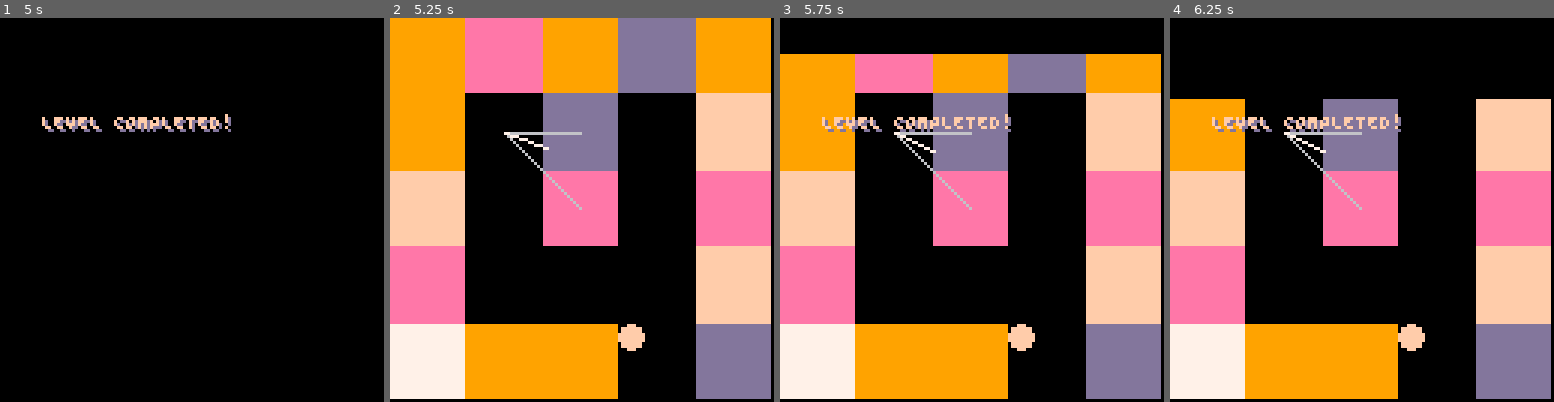
Above: before the commit, frames 1-4 (left to right).
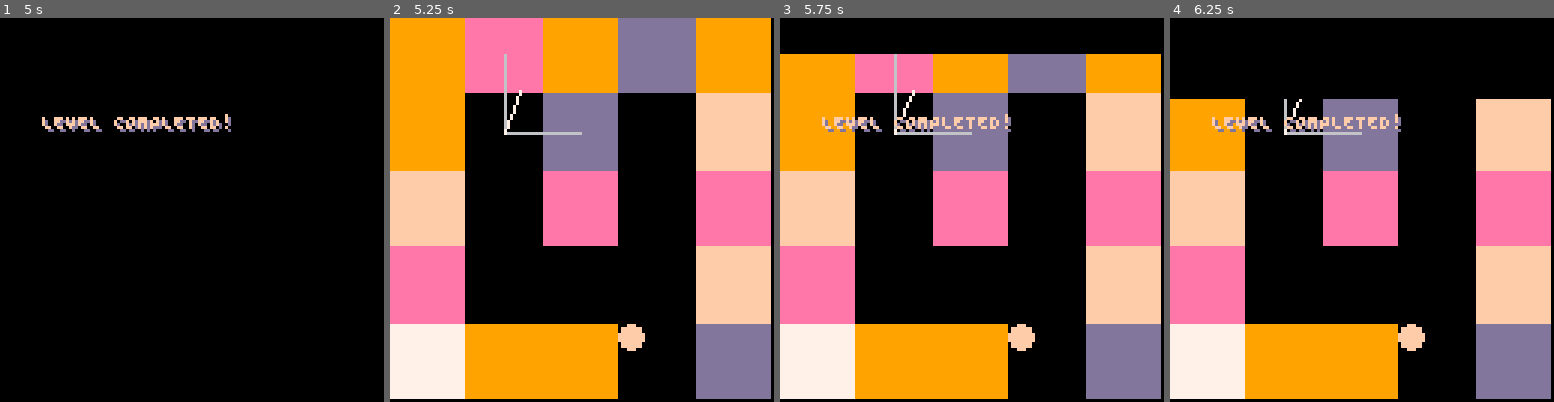
Above: after the commit, the same moments.

Repository: hypp/ld48
Game: PICO-8 cartridge carts/ld48.p8
Two runs of this game, one before a commit and one after it. Both use one fixed random seed, a clock stepped at 60 frames per second and the inputs below.
Inputs:
- Up to frame 1 (5 s): tap X (X key) at 0.33, 1.07, 1.85, 2.97, 4.08 s; tap O (Z key) at 0.7, 1.7, 2.1, 2.5, 2.9, 3.3, 3.7, 4.1, 4.5, 4.9 s; hold Right 1.6-2.1 s; hold Up 2.15-2.42 s; hold Right 2.47-3.03 s; hold Left 3.08-3.58 s; hold Down 3.63-3.97 s; hold Right 4.02-4.68 s; hold Up from 4.73 s (still down)
- Up to frame 2 (5.25 s): release Up at 5.03 s; hold Left from 5.08 s (still down); tap X (X key) at 5.2 s
- Up to frame 3 (5.75 s): tap O (Z key) at 5.3, 5.7 s; release Left at 5.68 s; hold Down from 5.73 s (still down)
- Up to frame 4 (6.25 s): release Down at 6.03 s; hold Right from 6.08 s (still down); tap O (Z key) at 6.1 s

Frame 1 is identical in both runs. In frame 2, 0.5% of the frame differs, in the area x 29-50%, y 9-50%; in frame 3, 0.4%; in frame 4, 0.3%.

Commit message:
rotate player towards corridor

Diff:
--- a/carts/ld48.p8
+++ b/carts/ld48.p8
@@ -214,32 +214,28 @@
                 if y != level.height then
                     if level.map[y+1][x] == 0 then
                         found = true
-                        player.direction_x = 0
-                        player.direction_y = 1
+                        player.angle = 1/4
                     end
                 end
 
                 if y != 1 then
                     if level.map[y-1][x] == 0 then
                         found = true
-                        player.direction_x = 0
-                        player.direction_y = -1
+                        player.angle = 3/4
                     end
                 end
 
                 if x != level.width then
                     if level.map[y][x+1] == 0 then
                         found = true
-                        player.direction_x = 1
-                        player.direction_y = 0
+                        player.angle = 0
                     end
                 end
 
                 if x != 1 then
                     if level.map[y][x-1] == 0 then
                         found = true
-                        player.direction_x = -1
-                        player.direction_y = 0
+                        player.angle = 2/4
                     end
                 end
 
